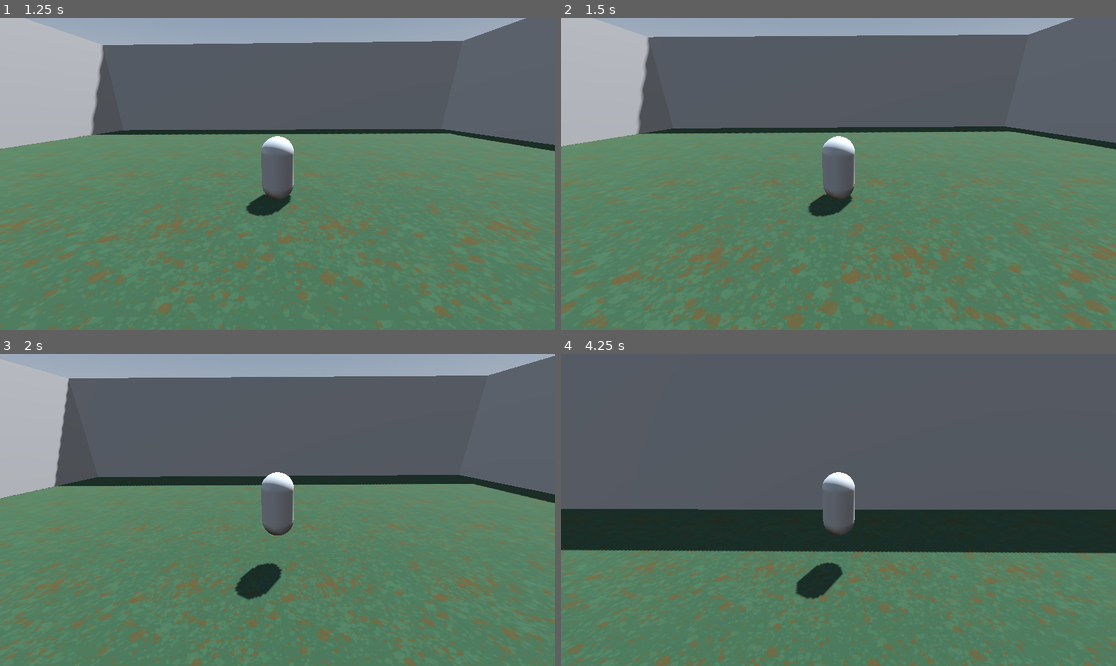
Above: before the commit, frames 1-4 (two rows, left to right).
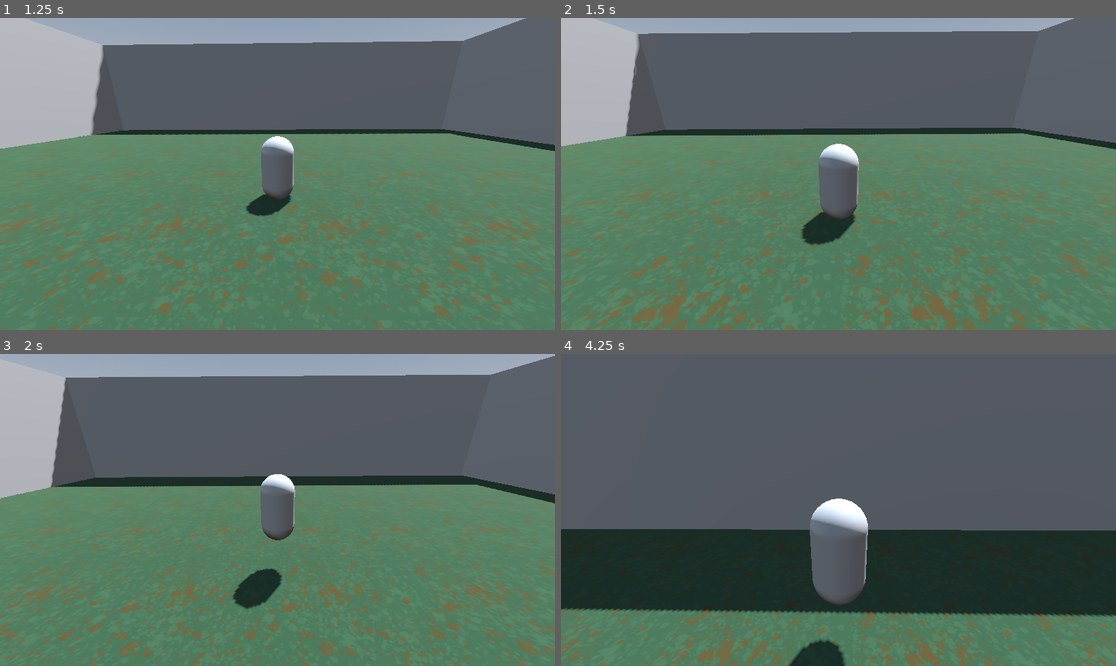
Above: after the commit, the same moments.

Repository: Zailef/GameOff2024
Game: Godot game, scene res://scenes/menus/main_menu/main_menu.tscn
The game is run twice, just before and just after one commit, with the same random seed, the same clock (stepped at 60 frames per second) and the same inputs.
Inputs (mouse positions are in pixels of both pictures, inside the frame that each line leads up to):
- Up to frame 1 (1.25 s): click "Play" at 0.5 s
- Up to frame 2 (1.5 s): tap Enter at 1.25 s; move the mouse to (866, 174) at 1.27 s; hold W (move_forwards) from 1.28 s (still down); tap Mouse wheel up (camera_zoom_in, bound only after the commit) at 1.35 s
- Up to frame 3 (2 s): keep holding W (move_forwards); tap Space (jump) at 1.52 s; tap Mouse wheel down (camera_zoom_out, bound only after the com… at 1.55 s
- Up to frame 4 (4.25 s): keep holding W (move_forwards); move the mouse to (810, 510) at 2.02 s; tap Mouse wheel down (camera_zoom_out, bound only after the com… at 2.1, 3.05 s; tap Space (jump) at 2.27, 3.77 s; tap Mouse wheel up (camera_zoom_in, bound only after the commit) at 2.3, 3.6 s; move the mouse to (849, 503) at 2.77 s; tap E (interact) at 2.85 s; move the mouse to (832, 516) at 3.52 s

Frame 1 is identical in both runs. In frame 2, 11% of the frame differs, in the area x 0-100%, y 0-100%; in frame 3, 6.2%; in frame 4, 30%, in the area x 0-100%, y 37-100%.

Commit message:
Add camera zoom with mouse wheel

Diff:
--- a/autoloads/action_names.gd
+++ b/autoloads/action_names.gd
@@ -6,6 +6,8 @@
 const TURN_RIGHT = "turn_right"
 const JUMP = "jump"
 const INTERACT = "interact"
+const CAMERA_ZOOM_IN = "camera_zoom_in"
+const CAMERA_ZOOM_OUT = "camera_zoom_out"
 
 func _ready() -> void:
 	set_process(false)
--- a/project.godot
+++ b/project.godot
@@ -54,6 +54,16 @@
 "events": [Object(InputEventKey,"resource_local_to_scene":false,"resource_name":"","device":-1,"window_id":0,"alt_press …(192 unchanged characters)…
 ]
 }
+camera_zoom_in={
+"deadzone": 0.5,
+"events": [Object(InputEventMouseButton,"resource_local_to_scene":false,"resource_name":"","device":-1,"window_id":0,"alt_pressed":false,"shift_pressed":false,"ctrl_pressed":false,"meta_pressed":false,"button_mask":8,"position":Vector2(58, 14),"global_position":Vector2(67, 60),"factor":1.0,"button_index":4,"canceled":false,"pressed":true,"double_click":false,"script":null)
+]
+}
+camera_zoom_out={
+"deadzone": 0.5,
+"events": [Object(InputEventMouseButton,"resource_local_to_scene":false,"resource_name":"","device":-1,"window_id":0,"alt_pressed":false,"shift_pressed":false,"ctrl_pressed":false,"meta_pressed":false,"button_mask":16,"position":Vector2(140, 7),"global_position":Vector2(149, 53),"factor":1.0,"button_index":5,"canceled":false,"pressed":true,"double_click":false,"script":null)
+]
+}
 
 [layer_names]
 
--- a/scenes/characters/player/player.gd
+++ b/scenes/characters/player/player.gd
@@ -1,15 +1,21 @@
 extends CharacterBody3D
+
+@onready var twist_pivot: Node3D = $TwistPivot
+@onready var pitch_pivot: Node3D = $TwistPivot/PitchPivot
+@onready var spring_arm: SpringArm3D = %SpringArm3D
 
 @export var move_speed: float = 5.0
 @export var jump_velocity: float = 4.5
 @export var mouse_sensitivity: float = 0.001
 @export var camera_rotation_speed: float = 15.0
 @export var player_rotation_speed: float = 100.0
+
 @export var min_camera_yaw: float = -45
 @export var max_camera_yaw: float = 45
-
-@onready var twist_pivot: Node3D = $TwistPivot
-@onready var pitch_pivot: Node3D = $TwistPivot/PitchPivot
+@export var camera_zoom_speed: float = 4.0
+@export var camera_zoom_min_distance: float = 3.0
+@onready var camera_zoom_max_distance: float = spring_arm.spring_length
+@onready var target_zoom_length: float = spring_arm.spring_length
 
 func _ready() -> void:
 	Input.mouse_mode = Input.MOUSE_MODE_CAPTURED
@@ -17,6 +23,14 @@
 func _process(delta: float) -> void:
 	if Input.is_action_just_pressed("ui_cancel"):
 		Input.mouse_mode = Input.MOUSE_MODE_VISIBLE
+
+	if Input.is_action_just_pressed(ActionNames.CAMERA_ZOOM_IN):
+		target_zoom_length = clamp(target_zoom_length - camera_zoom_speed, camera_zoom_min_distance, camera_zoom_max_distance)
+	elif Input.is_action_just_pressed(ActionNames.CAMERA_ZOOM_OUT):
+		target_zoom_length = clamp(target_zoom_length + camera_zoom_speed, camera_zoom_min_distance, camera_zoom_max_distance)
+
+	# Smoothly interpolate the spring length towards the target zoom length
+	spring_arm.spring_length = lerp(spring_arm.spring_length, target_zoom_length, camera_zoom_speed * delta)
 
 func _physics_process(delta: float) -> void:
 	var input_dir := Input.get_vector(ActionNames.TURN_LEFT, ActionNames.TURN_RIGHT, ActionNames.MOVE_FORWARDS, ActionNames.MOVE_BACKWARDS)
--- a/scenes/characters/player/player.tscn
+++ b/scenes/characters/player/player.tscn
@@ -31,6 +31,7 @@
 [node name="PitchPivot" type="Node3D" parent="TwistPivot"]
 
 [node name="SpringArm3D" type="SpringArm3D" parent="TwistPivot/PitchPivot"]
+unique_name_in_owner = true
 transform = Transform3D(1, 0, 0, 0, 1, 0, 0, 0, 1, 0, 1.96475, 0)
 shape = SubResource("CapsuleShape3D_r8qsy")
 spring_length = 6.0
